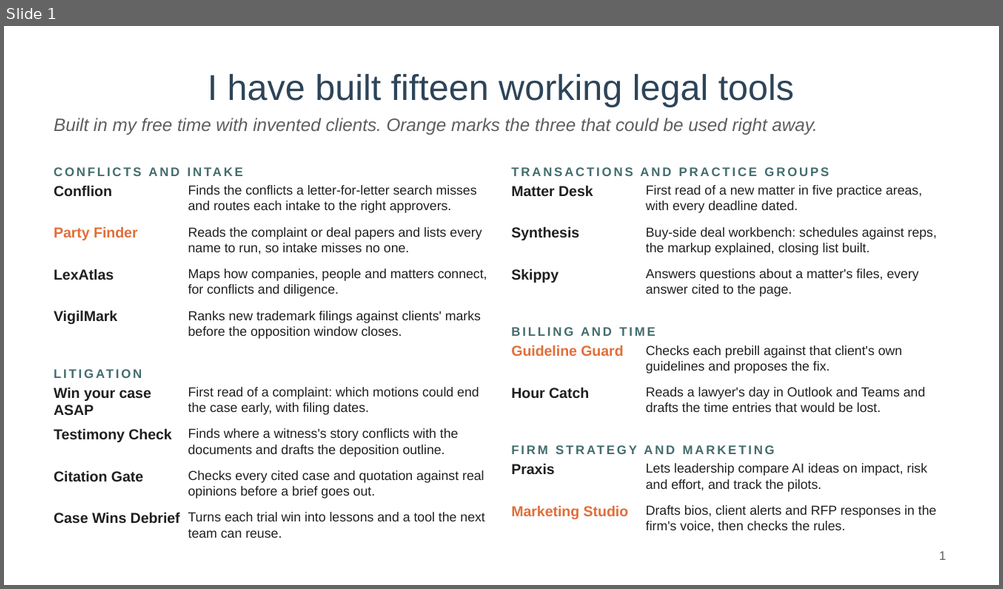
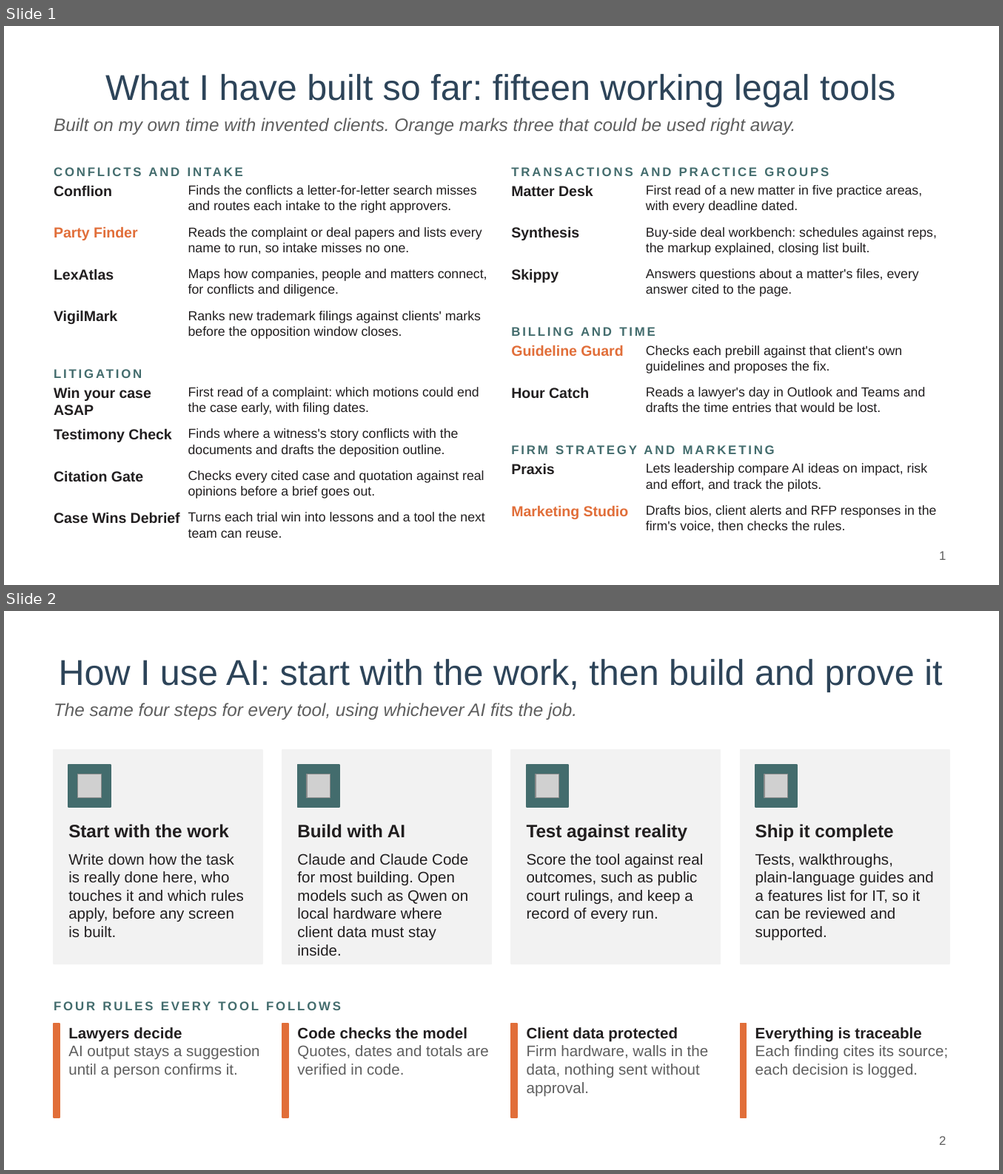
Before and after one commit to mylesparslow-collab/legal-portfolio, a slide deck: downloads/AI-ideas-Myles-Parslow.pptx. Shown one above the other, each under a label of ours: slide 1 before the commit, slides 1 and 2 after it. The pictures are 1003x589 and 1003x1174 pixels, drawn with LibreOffice and Linux fonts; fonts in the diff are those of the drawing; grey boxes stand for pictures; background and template pictures are left out. Boxes give left, top, right and bottom in pixels: in the first picture for what was removed or moved away, otherwise in the second. Text is boxed around its words. In the diff, an @@ line names an element or a change of style, - is before the commit and + after.

```diff
--- a/downloads/AI-ideas-Myles-Parslow.pptx
+++ b/downloads/AI-ideas-Myles-Parslow.pptx
@@ slide 2 added at bbox=[4, 611, 999, 1170], background #FFFFFF @@
@@ title added at bbox=[59, 659, 942, 692], 26 pt, text #2D4459 @@
+How I use AI: start with the work, then build and prove it
@@ text added at bbox=[54, 703, 577, 720], 13 pt, text #5E5E5E, italic @@
+The same four steps for every tool, using whichever AI fits the job.
@@ rectangle added at bbox=[54, 750, 262, 964], fill #F2F2F2, outline #F2F2F2 1 pt @@
@@ rectangle added at bbox=[68, 765, 111, 807], fill #436C6D, outline #436C6D 1 pt @@
@@ rectangle added at bbox=[282, 750, 492, 964], fill #F2F2F2, outline #F2F2F2 1 pt @@
@@ rectangle added at bbox=[297, 765, 339, 807], fill #436C6D, outline #436C6D 1 pt @@
@@ rectangle added at bbox=[511, 750, 720, 964], fill #F2F2F2, outline #F2F2F2 1 pt @@
@@ rectangle added at bbox=[526, 765, 568, 807], fill #436C6D, outline #436C6D 1 pt @@
@@ rectangle added at bbox=[740, 750, 949, 964], fill #F2F2F2, outline #F2F2F2 1 pt @@
@@ rectangle added at bbox=[755, 765, 797, 807], fill #436C6D, outline #436C6D 1 pt @@
@@ picture added at bbox=[77, 774, 102, 798] @@
@@ picture added at bbox=[307, 774, 330, 798] @@
@@ picture added at bbox=[535, 774, 559, 798] @@
@@ picture added at bbox=[764, 774, 788, 798] @@
@@ text added at bbox=[68, 824, 229, 838], 13 pt, text #211E1F, bold @@
+Start with the work
@@ text added at bbox=[297, 824, 405, 838], 13 pt, text #211E1F, bold @@
+Build with AI
@@ text added at bbox=[526, 824, 687, 841], 13 pt, text #211E1F, bold @@
+Test against reality
@@ text added at bbox=[755, 824, 893, 841], 13 pt, text #211E1F, bold @@
+Ship it complete
@@ text added at bbox=[68, 854, 244, 937], 11 pt, text #211E1F @@
+Write down how the task is really done here, who touches it and which rules apply, before any screen is built.
@@ text added at bbox=[297, 854, 468, 956], 11 pt, text #211E1F @@
+Claude and Claude Code for most building. Open models such as Qwen on local hardware where client data must stay inside.
@@ text added at bbox=[526, 854, 703, 923], 11 pt, text #211E1F @@
+Score the tool against real outcomes, such as public court rulings, and keep a record of every run.
@@ text added at bbox=[755, 854, 933, 941], 11 pt, text #211E1F @@
+Tests, walkthroughs, plain-language guides and a features list for IT, so it can be reviewed and supported.
@@ text added at bbox=[54, 994, 949, 1018], 9 pt, text #436C6D, bold @@
+FOUR RULES EVERY TOOL FOLLOWS
@@ rectangle added at bbox=[54, 1024, 60, 1118], fill #E16E39, outline #E16E39 1 pt @@
@@ text added at bbox=[68, 1028, 259, 1078], 11 pt, text #5E5E5E @@
+Lawyers decide
+AI output stays a suggestion until a person confirms it.
@@ rectangle added at bbox=[282, 1024, 288, 1118], fill #E16E39, outline #E16E39 1 pt @@
@@ text added at bbox=[297, 1028, 489, 1075], 11 pt, text #5E5E5E @@
+Code checks the model
+Quotes, dates and totals are verified in code.
@@ rectangle added at bbox=[511, 1024, 518, 1118], fill #E16E39, outline #E16E39 1 pt @@
@@ text added at bbox=[526, 1028, 708, 1097], 11 pt, text #5E5E5E @@
+Client data protected
+Firm hardware, walls in the data, nothing sent without approval.
@@ rectangle added at bbox=[740, 1024, 746, 1118], fill #E16E39, outline #E16E39 1 pt @@
@@ text added at bbox=[755, 1028, 948, 1078], 11 pt, text #5E5E5E @@
+Everything is traceable
+Each finding cites its source; each decision is logged.
@@ page number added at bbox=[939, 1136, 945, 1145], 9 pt, text #5E5E5E @@
+2
@@ slide 1 changed as well @@
@@ title at bbox=[105, 74, 895, 107]: text changed @@
-I have built fifteen working legal tools
+What I have built so far: fifteen working legal tools
@@ text at bbox=[54, 118, 795, 135]: text changed @@
-Built in my free time with invented clients. Orange marks the three that could be used right away.
+Built on my own time with invented clients. Orange marks three that could be used right away.
```
Also in this commit, not shown: 3 other slides added, 4 slides removed, 1 other file.
